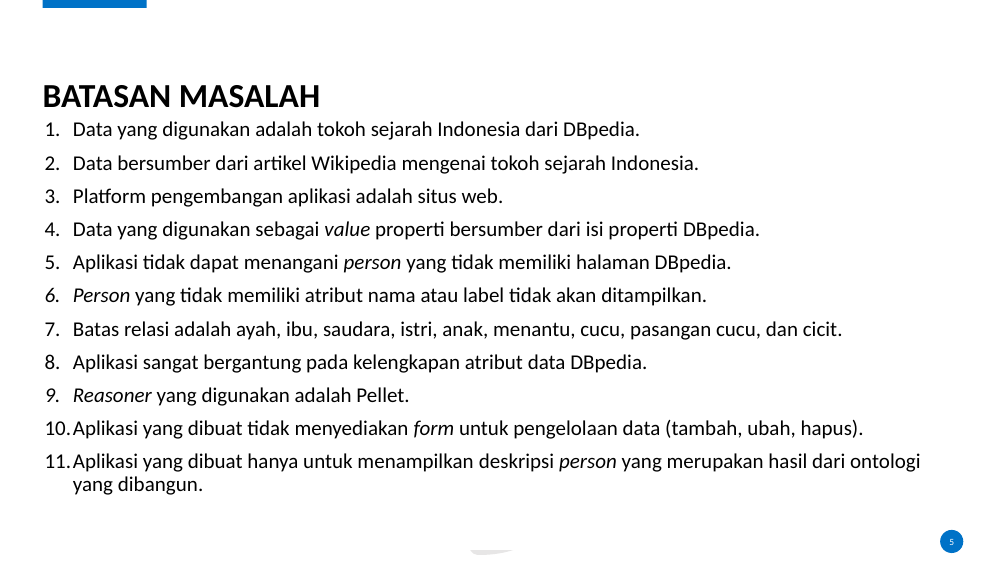
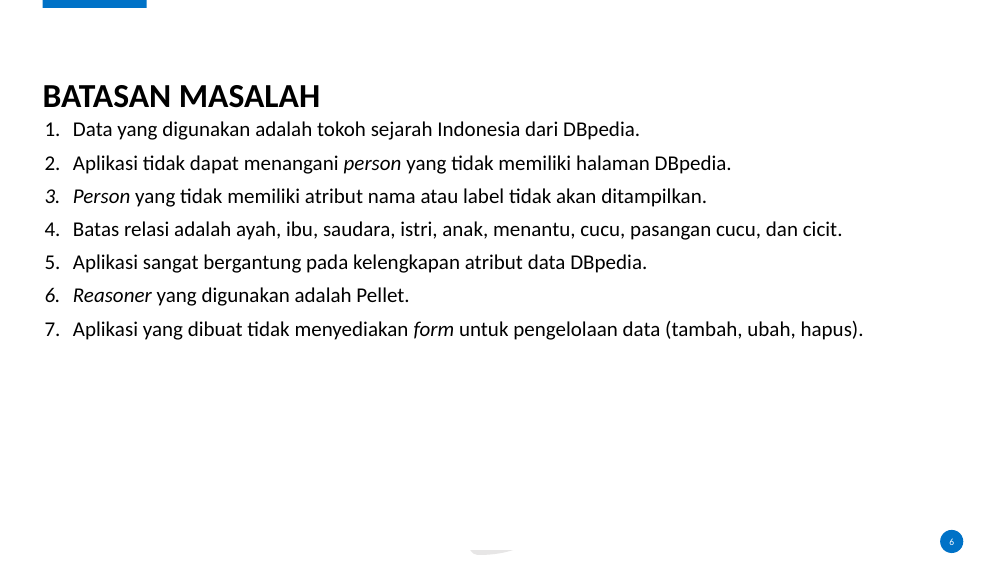
Before and after one commit to karyoutomoo/The-Tree-of-Heroes, a slide deck: slide 6 of 05111540000007-Faiq-Presentasi.pptx (slide 5 before the commit). Drawn at 1008x567 pixels with LibreOffice and Linux fonts; fonts in the diff are those of the drawing; background and template pictures are left out. Boxes give left, top, right and bottom in pixels: in the first picture for what was removed or moved away, otherwise in the second. Text is boxed around its words. In the diff, an @@ line names an element or a change of style, - is before the commit and + after.

```diff
--- a/05111540000007-Faiq-Presentasi.pptx
+++ b/05111540000007-Faiq-Presentasi.pptx
@@ text at box(73, 155, 760, 240): paragraphs removed @@
-2. Data bersumber dari artikel Wikipedia mengenai tokoh sejarah Indonesia.
-3. Platform pengembangan aplikasi adalah situs web.
-4. Data yang digunakan sebagai value properti bersumber dari isi properti DBpedia.
@@ text at box(45, 453, 921, 495): paragraph removed @@
-11. Aplikasi yang dibuat hanya untuk menampilkan deskripsi person yang merupakan hasil dari ontologi yang dibangun.
@@ page number at box(949, 538, 954, 545): text changed @@
-5
+6
```
Also in this commit, not shown: 24 other slides changed, 2 slides added, 1 slide removed, 5 other files.
